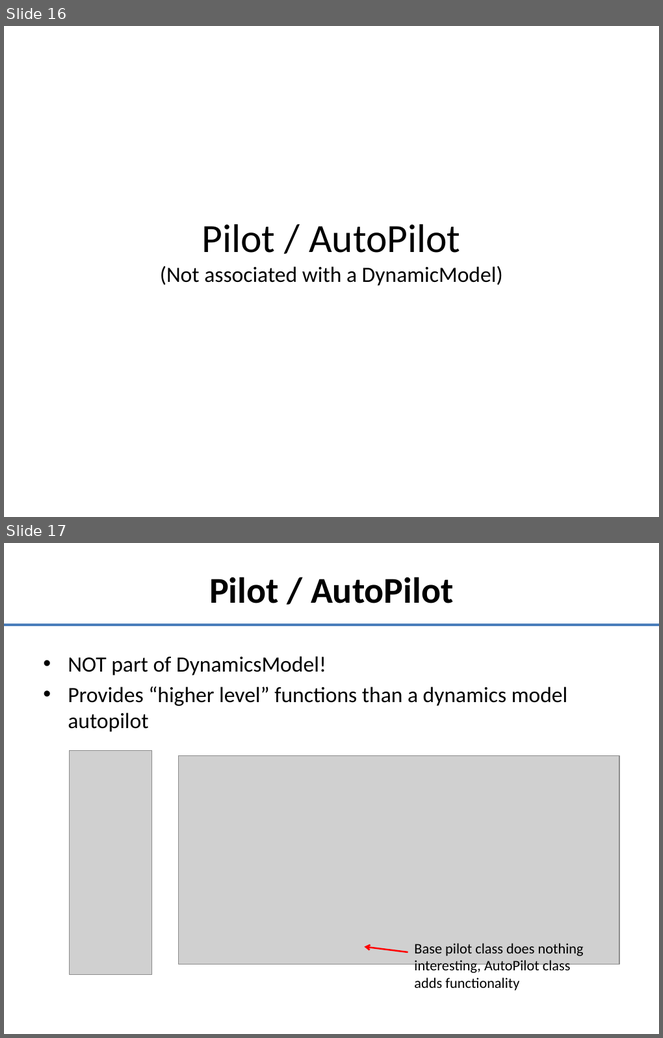
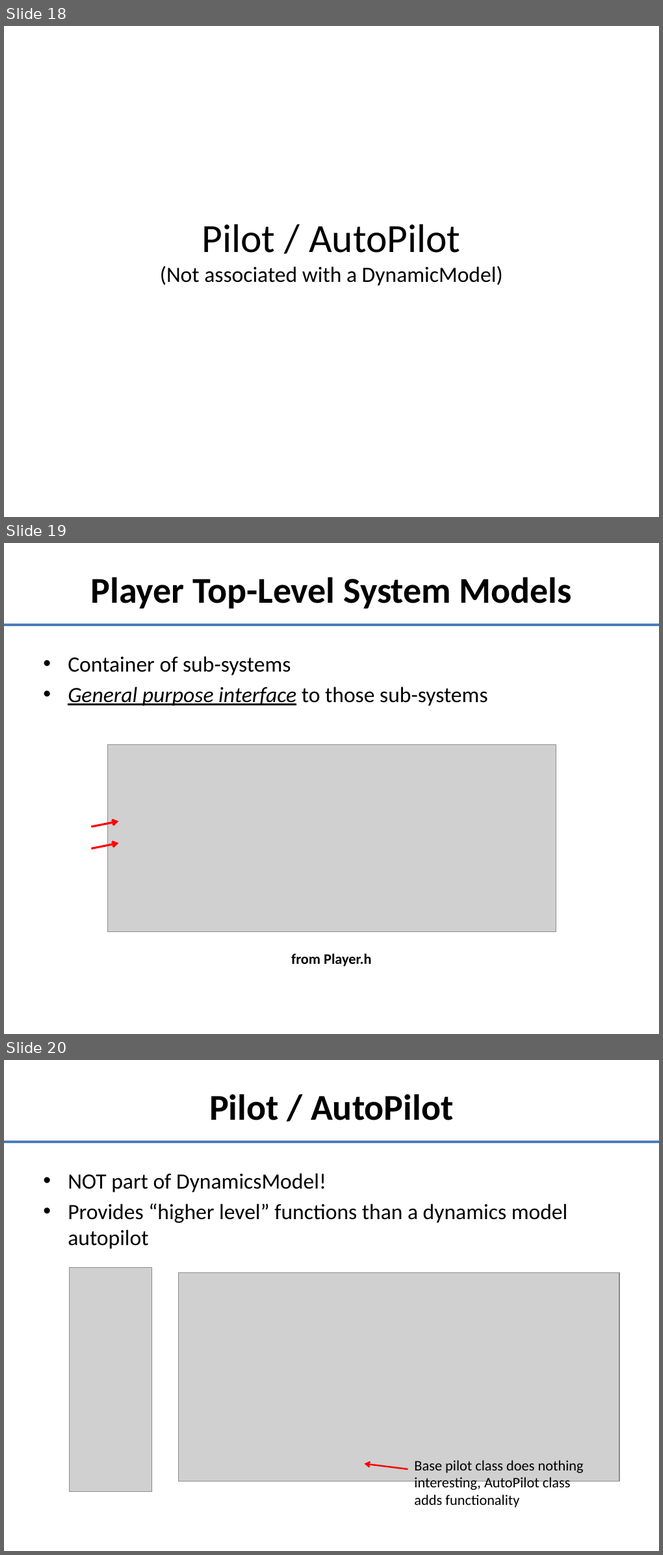
Before and after one commit to doughodson/OpenEaagles, a slide deck: doc/umlDiagrams/player-control-logic.pptx. Shown one above the other, each under a label of ours: slides 16 and 17 before the commit, slides 18, 19 and 20 after it. The pictures are 663x1038 and 663x1555 pixels, drawn with LibreOffice and Linux fonts; fonts in the diff are those of the drawing; grey boxes stand for pictures. Boxes give left, top, right and bottom in pixels: in the first picture for what was removed or moved away, otherwise in the second. Text is boxed around its words. In the diff, an @@ line names an element or a change of style, - is before the commit and + after.

```diff
--- a/doc/umlDiagrams/player-control-logic.pptx
+++ b/doc/umlDiagrams/player-control-logic.pptx
@@ slide 19 added at [4, 543, 659, 1034], background #FFFFFF; not listed: 1 template element that a slide beside it also shows @@
@@ title added at [91, 577, 572, 609], 40 pt, text #000000, bold @@
+Player Top-Level System Models
@@ text added at [68, 656, 488, 706], 24 pt, text #000000 @@
+• Container of sub-systems
+• General purpose interface to those sub-systems
@@ picture added at [107, 745, 556, 932] @@
@@ arrow added from (91, 826) to (118, 821), #FF0000 2.25 pt @@
@@ arrow added from (91, 849) to (118, 843), #FF0000 2.25 pt @@
@@ text added at [291, 954, 371, 967], 16 pt, text #000000, bold @@
+from Player.h
@@ what was slide 16 is now slide 18 @@
@@ what was slide 17 is now slide 20 @@
```
Also in this commit, not shown: 4 slides changed, 3 other slides added.
